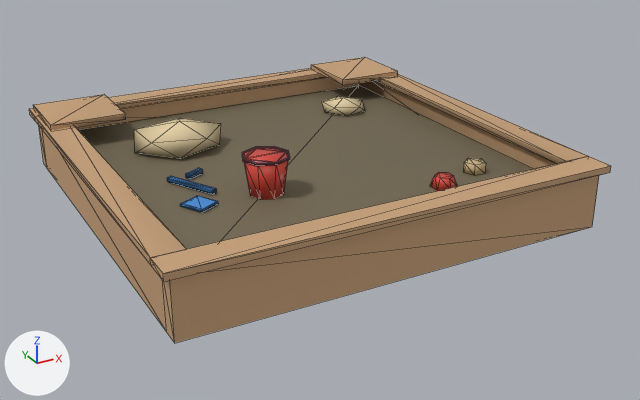
Renders of the glTF model web/public/assets/models/yard/sandbox.far.glb from each side of a commit.
Both versions are drawn from a 50 mm camera at (-1.77, -3.46, 1.66) aimed at (0.06, -0.13, 0.0). Lighting does not change. The marker at lower left points along +X, +Y and +Z. The picture after the commit comes second. Mesh edges are drawn as thin lines. Vertices at exactly the same position are counted once.

Names of what the first picture shows: 'sandbox'.
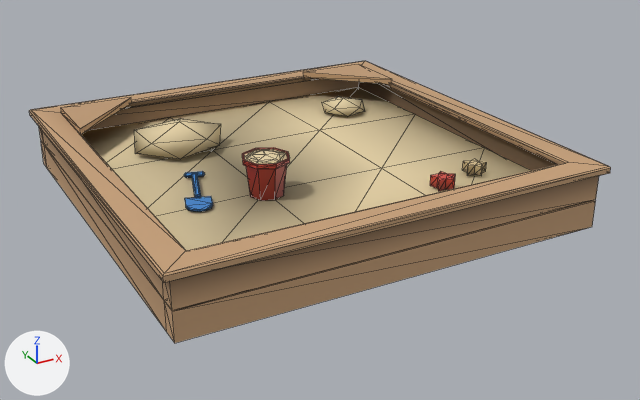
Location of each change, (x1, y1, x2, y2) in pixels of the pictures (640 x 400 px; the box of a moved part takes in the faces that stretch with it):
'sandbox', reshaped, moved: before (29, 57, 611, 343); after (29, 61, 611, 343)
part 1 of me_sandbox, rebuilt (13% wider): before (464, 158, 486, 176); after (462, 159, 487, 176)
part 2 of me_sandbox, rebuilt: before (78, 85, 532, 249); after (81, 87, 531, 251)
part 3 of me_sandbox, added: after (185, 196, 213, 212)
part 4 of me_sandbox, moved or reshaped: before (29, 57, 611, 282); after (29, 61, 611, 339)
part 5 of me_sandbox, recoloured: (134, 96, 365, 159) in both
part 6 of me_sandbox, recoloured: after (246, 149, 286, 164)

Diff of the bpy script that builds the scene:
```diff
--- a/web/public/assets/models/yard/sandbox.far.glb.py
+++ b/web/public/assets/models/yard/sandbox.far.glb.py
@@ me_sandbox @@
 # used by ob_sandbox; location = (0.0, 0.0, 0.0)
-me_sandbox.from_pydata(...)  # 362 vertices, 656 faces; spans x -0.99..0.99, y -0.99..0.99, z 0.0..0.35
+me_sandbox.from_pydata(...)  # 338 vertices, 592 faces; spans x -0.99..0.99, y -0.99..0.99, z 0.0..0.36
+# me_sandbox part 1: the loose piece of 10 vertices spanning x 0.57..0.67, y -0.59..-0.5, z 0.18..0.23 is rebuilt with 20 vertices and now spans x 0.57..0.67, y -0.6..-0.51, z 0.18..0.22
+# me_sandbox part 2: the loose piece of 8 vertices spanning x -0.88..0.88, y -0.88..0.88, z 0.02..0.18 is rebuilt with 32 vertices and now spans x -0.88..0.88, y -0.88..0.88, z 0.14..0.18
+# me_sandbox part 3: a new loose piece of 18 vertices spanning x -0.66..-0.52, y -0.36..-0.22, z 0.18..0.19, in mat_spade
+# me_sandbox part 4: 9 vertices moved from x -0.59..0.43, y -0.6..-0.22, z 0.19..0.35 to x -0.59..0.43, y -0.65..-0.22, z 0.19..0.35; 221 vertices removed from x -0.99..0.99, y -0.99..0.99, z 0.18..0.35; 145 vertices added at x -0.99..0.99, y -0.99..0.99, z 0.13..0.36
+# me_sandbox part 5: 42 kept faces spanning x -0.96..0.96, y -0.96..0.96, z 0.0..0.34 get new vertex colours
+# me_sandbox part 6: 2 faces spanning x -0.4..-0.2, y -0.42..-0.22, z 0.35 switch from mat_bucket to mat_sand
 me_sandbox.materials.append(mat_frame)
@@ ob_sandbox @@
 ob_sandbox = bpy.data.objects.new('sandbox', me_sandbox)
-ob_sandbox.location = (0.0, 0.0, 0.0)
+ob_sandbox.location = (0.0, 0.0, -0.003)
```
